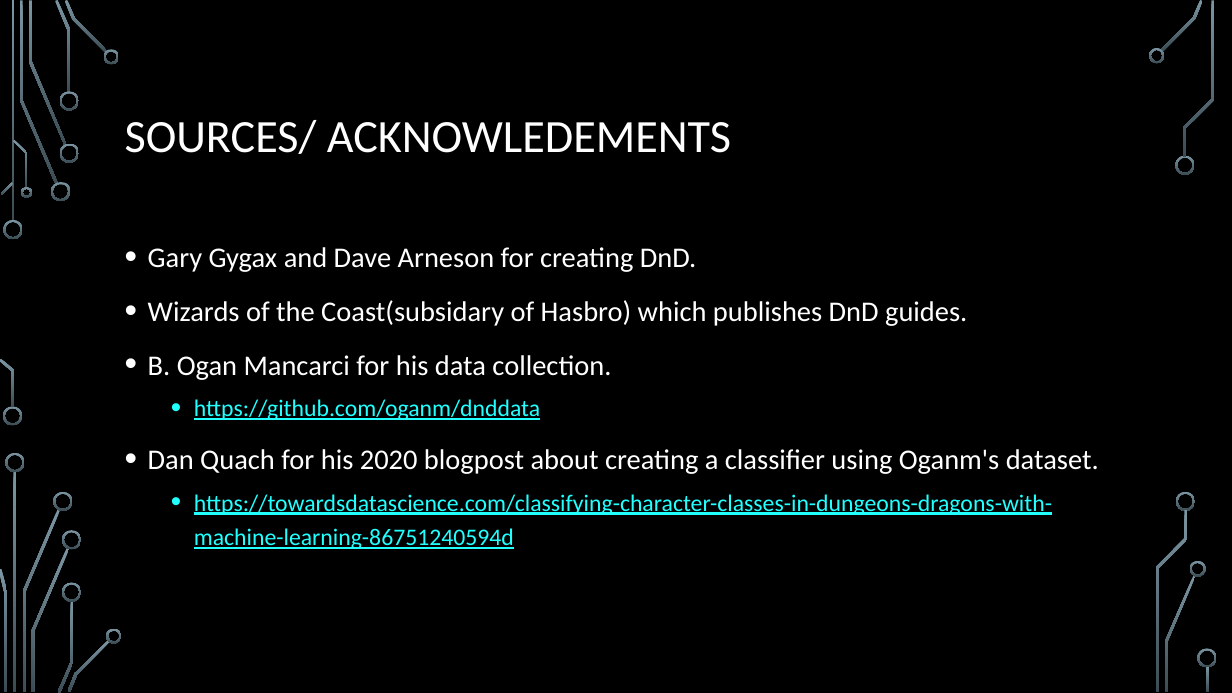
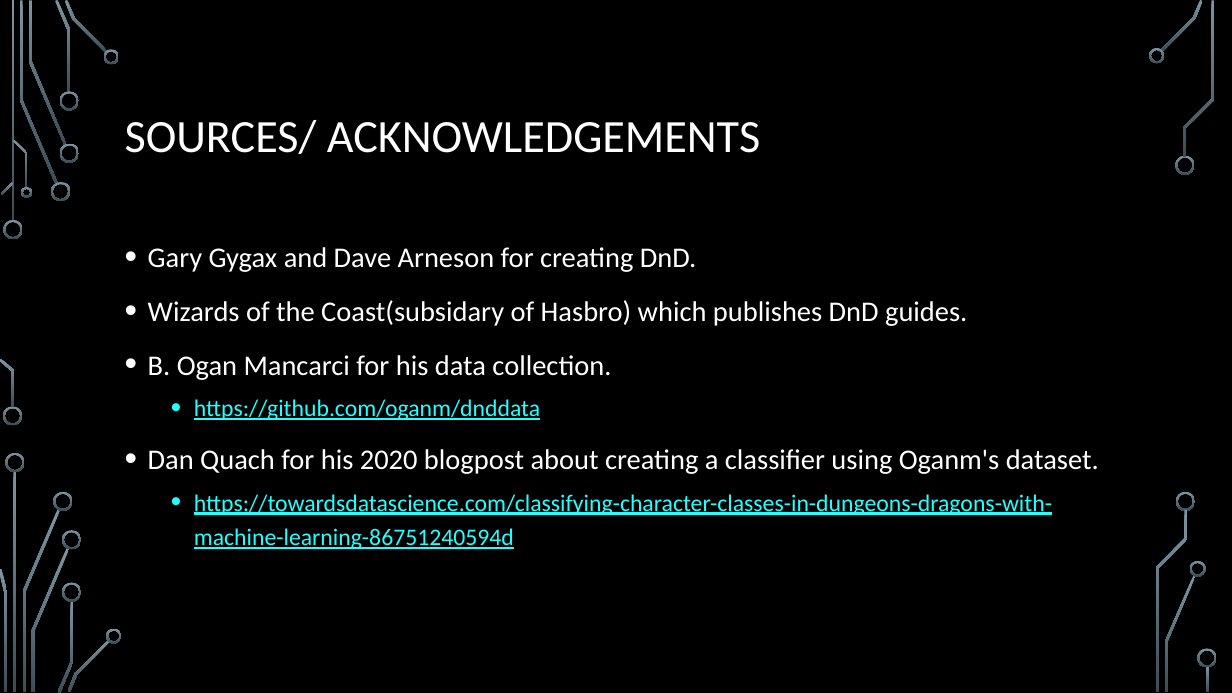
Before and after one commit to geeselouise/classy_dnd, a slide deck: slide 8 of Dungeons_and_dragons.pptx (slide 10 before the commit). Drawn at 1232x693 pixels with LibreOffice and Linux fonts; fonts in the diff are those of the drawing; background and template pictures are left out. Boxes give left, top, right and bottom in pixels: in the first picture for what was removed or moved away, otherwise in the second. Text is boxed around its words. In the diff, an @@ line names an element or a change of style, - is before the commit and + after.

```diff
--- a/Dungeons_and_dragons.pptx
+++ b/Dungeons_and_dragons.pptx
@@ title at (125, 120, 760, 154): text changed @@
-SOURCES/ ACKNOWLEDEMENTS
+SOURCES/ ACKNOWLEDGEMENTS
```
Also in this commit, not shown: 2 other slides changed, 1 slide removed, 1 other file.
